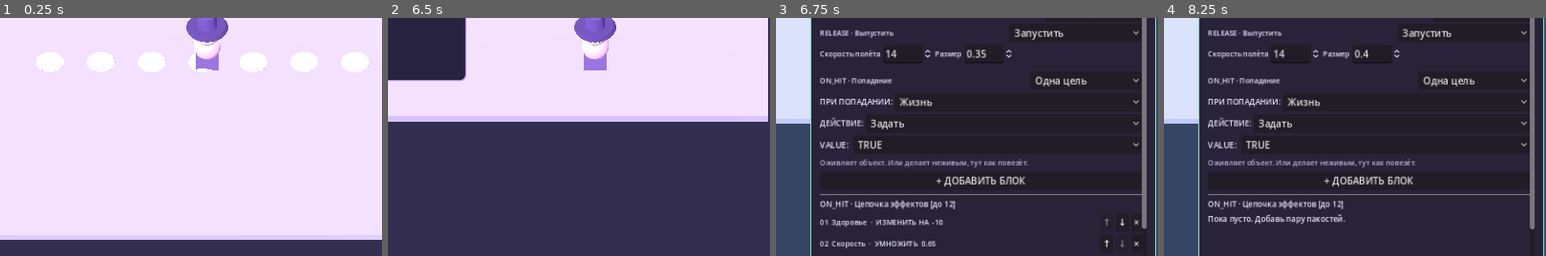
Above: before the commit, frames 1-4 (left to right).
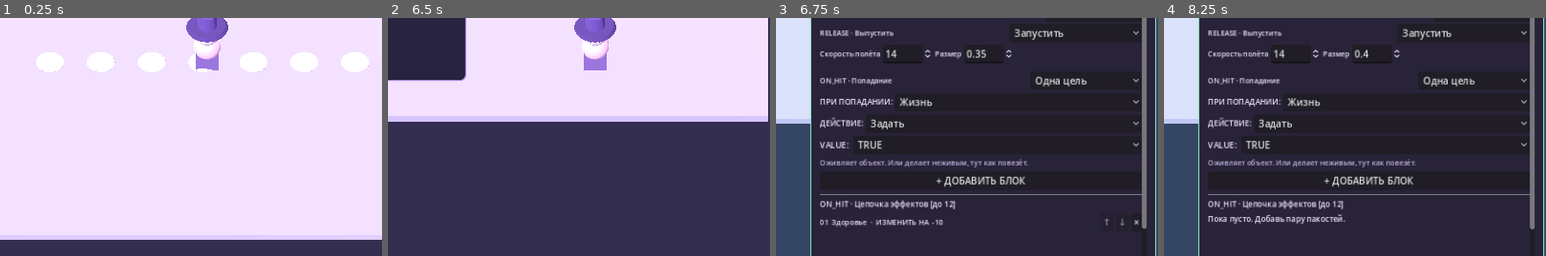
Above: after the commit, the same moments.

Repository: 0ri-space-cat/luna-dev-mode
Game: Godot game, scene res://scenes/main.tscn
Same seed, same stepped clock (60 frames per second), same inputs: the game is played once before the commit and once after it.
Inputs (mouse positions are % of the whole screen's width and height, from its top left):
- Up to frame 1 (0.25 s): no input
- Up to frame 2 (6.5 s): tap Enter at 0.5, 3.5 s; move the mouse to (72, 45) at 0.52 s; hold D (move_right) 0.53-1.25 s; tap 1 at 0.6 s; click (72, 45) at 0.67 s; drag from (30, 55) to (45, 70) at 1.27 s; tap Space at 2, 5 s; move the mouse to (60, 28) at 2.02 s; hold D (move_right) 2.03-2.75 s; tap Tab at 2.1 s; drag from (45, 70) to (20, 35) at 2.77 s; move the mouse to (80, 65) at 3.52 s; hold A (move_left) 3.53-4.25 s; tap J at 3.6 s; drag from (20, 35) to (35, 25) at 4.27 s; move the mouse to (55, 50) at 5.02 s; hold S (move_backward) 5.03-5.75 s; tap 9 at 5.1 s; click (55, 50) at 5.17 s; drag from (35, 25) to (30, 55) at 5.77 s
- Up to frame 3 (6.75 s): tap Enter at 6.5 s; move the mouse to (72, 45) at 6.52 s; hold W (move_forward) from 6.53 s (still down); tap B at 6.6 s
- Up to frame 4 (8.25 s): release W (move_forward) at 7.25 s; click "ЛЕДЯНОЙ ОСКОЛОК" at 7.25 s; click "С НУЛЯ" at 8 s
The pictures show only the part of the screen within x 23-73%, y 43-93%; the shares and areas given below are measured in that part.

Frames 1-2 are identical in both runs. In frame 3, 0.6% of the frame differs, in the area x 11-95%, y 84-97%; in frame 4, nothing differs.

Commit message:
fix: make frost temporary, enforce flammable materials, reconcile version labels

Diff:
--- a/project.godot
+++ b/project.godot
@@ -1,4 +1,4 @@
-; Godot 4 project: LUNA: DEV MODE — prototype 0.1
+; Godot 4 project: LUNA: DEV MODE — prototype 0.15 (save-format version is independent)
 config_version=5
 
 [application]
--- a/scripts/core/elemental_status_service.gd
+++ b/scripts/core/elemental_status_service.gd
@@ -72,8 +72,13 @@
 				active.erase("CHILL")
 				active.erase("FROZEN")
 				reaction = "STEAM"
-			# Steam extinguishes the cold; fire is shorter after melting ice.
-			active["BURN"] = _burn(2.5 if reaction == "STEAM" else BURN_TIME, spread_from)
+			# Every target can take immediate magical damage from ON_HIT, but
+			# sustained combustion requires a flammable material. The same
+			# rule governs direct ignition and fire spreading.
+			if MaterialProfile.is_flammable(str(target.call("get_parameter", "material"))):
+				active["BURN"] = _burn(2.5 if reaction == "STEAM" else BURN_TIME, spread_from)
+			else:
+				active.erase("BURN")
 		"FROST":
 			if active.has("BURN"):
 				active.erase("BURN")
@@ -99,7 +104,10 @@
 				burning["interval"] = 0.5
 				active["BURN"] = burning
 			active["SHOCK"] = _duration(duration)
-	_states[entity_id] = active
+	if active.is_empty():
+		_states.erase(entity_id)
+	else:
+		_states[entity_id] = active
 	if element == "FROST" and surfaces != null and target is Node3D:
 		surfaces.add_ice_at((target as Node3D).global_position)
 	state_changed.emit(entity_id, get_state(entity_id))
@@ -122,6 +130,12 @@
 			continue
 		var active: Dictionary = _states[entity_id]
 		var updated := false
+		# Recheck live MATERIAL: hacking a burning wooden object into metal
+		# immediately extinguishes it on the next simulation update.
+		var actor: Node = world.get_entity(str(entity_id))
+		if active.has("BURN") and not MaterialProfile.is_flammable(str(actor.call("get_parameter", "material"))):
+			active.erase("BURN")
+			updated = true
 		for status in active.keys():
 			var item: Dictionary = active[status]
 			var before: float = float(item["remaining"])
--- a/scripts/core/spell_service.gd
+++ b/scripts/core/spell_service.gd
@@ -219,8 +219,7 @@
 		"symbol_id": "SNOW", "stone_color": Color("9edffa"),
 		"manifestation": ArcaneGrammar.make("SHARD", "FROST", 14.0, 0.34),
 		"effects": [
-			{"operation": "ADD", "parameter_id": "health", "value": -10},
-			{"operation": "MULTIPLY", "parameter_id": "speed", "value": 0.65}
+			{"operation": "ADD", "parameter_id": "health", "value": -10}
 		]
 	})
 	register_spell({
--- a/tests/test_arcane_magic.gd
+++ b/tests/test_arcane_magic.gd
@@ -85,7 +85,7 @@
 	assert(requests[1]["manifestation"]["shape"] == "SHARD")
 	assert(spells.resolve_impact("FROST_SHARD", "luna", "fridge_test"))
 	assert(fridge.get_parameter("health") == 66)
-	assert(is_equal_approx(float(fridge.get_parameter("speed")), 1.7))
+	assert(is_equal_approx(float(fridge.get_parameter("speed")), 2.6)) # Chill is a temporary overlay, not a permanent speed hack.
 	assert(commands.undo())
 	assert(fridge.get_parameter("health") == 76)
 	assert(is_equal_approx(float(fridge.get_parameter("speed")), 2.6))
--- a/tests/test_elemental_status.gd
+++ b/tests/test_elemental_status.gd
@@ -49,6 +49,14 @@
 	assert(not conditions.apply_element("fridge", "POISON"))
 	assert(conditions.movement_factor("fridge") == 1.0)
 
+	# Elemental damage can hit metal, but metal doesn't sustain fire.
+	assert(fridge.get_parameter("material") == "METAL")
+	assert(conditions.apply_element("fridge", "FIRE"))
+	assert(not conditions.has_status("fridge", "BURN"))
+	assert(conditions.get_state("fridge").is_empty())
+	assert(fridge.set_parameter("material", "WOOD"))
+	# A wooden fridge can now burn; MATERIAL remains fully hackable.
+
 	# A fiery explosion attaches BURN to every valid target, after impact only.
 	assert(spells.cast_spell("FIREBALL", "luna", "fridge"))
 	assert(conditions.get_state("fridge").is_empty())
@@ -68,6 +76,7 @@
 	assert(not conditions.has_status("fridge", "BURN"))
 	assert(conditions.has_status("fridge", "CHILL"))
 	assert(is_equal_approx(conditions.movement_factor("fridge"), 0.45))
+	assert(is_equal_approx(float(fridge.get_parameter("speed")), 2.6)) # Base speed was not changed.
 	assert(reactions.has("QUENCH"))
 
 	# Electricity interacts with ice: longer total stun, consuming the chill.
--- a/tests/test_fire_melts_ice.gd
+++ b/tests/test_fire_melts_ice.gd
@@ -48,6 +48,8 @@
 	assert(is_equal_approx(surfaces.traction(Vector3.ZERO), 1.0))
 	assert(surfaces.traction(Vector3(10, 0, 0)) < 1.0)
 
+	# Wooden material sustains burning after thaw; ordinary metal wouldn't.
+	assert(near.set_parameter("material", "WOOD"))
 	# A freeze creates ground ice as before; a following flame produces
 	# STEAM and melts the terrain as part of the same interaction.
 	assert(statuses.apply_element("near", "FROST"))
--- a/tests/test_main_integration.gd
+++ b/tests/test_main_integration.gd
@@ -137,5 +137,5 @@
 	assert(profile_after_restart.has_discovered_parameter("fridge", "luna_relation"))
 	for path in [RUN_TEST_PATH, PROFILE_TEST_PATH, SPELL_TEST_PATH]:
 		DirAccess.remove_absolute(ProjectSettings.globalize_path(path))
-	print("LUNA 0.13: elemental labels, workshop, saves and full scene passed")
+	print("LUNA 0.15: elemental labels, workshop, saves and full scene passed")
 	quit(0)
